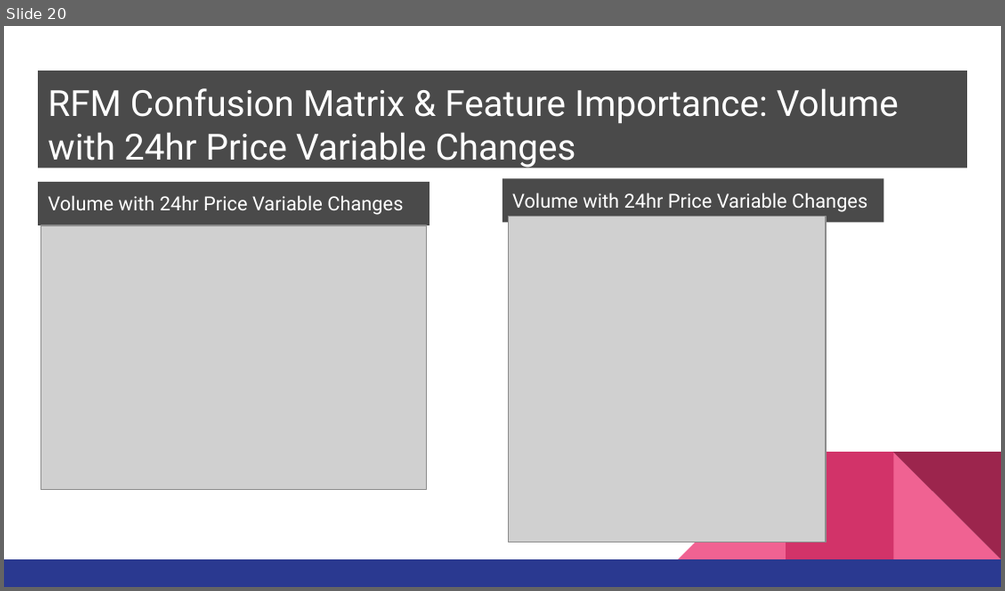
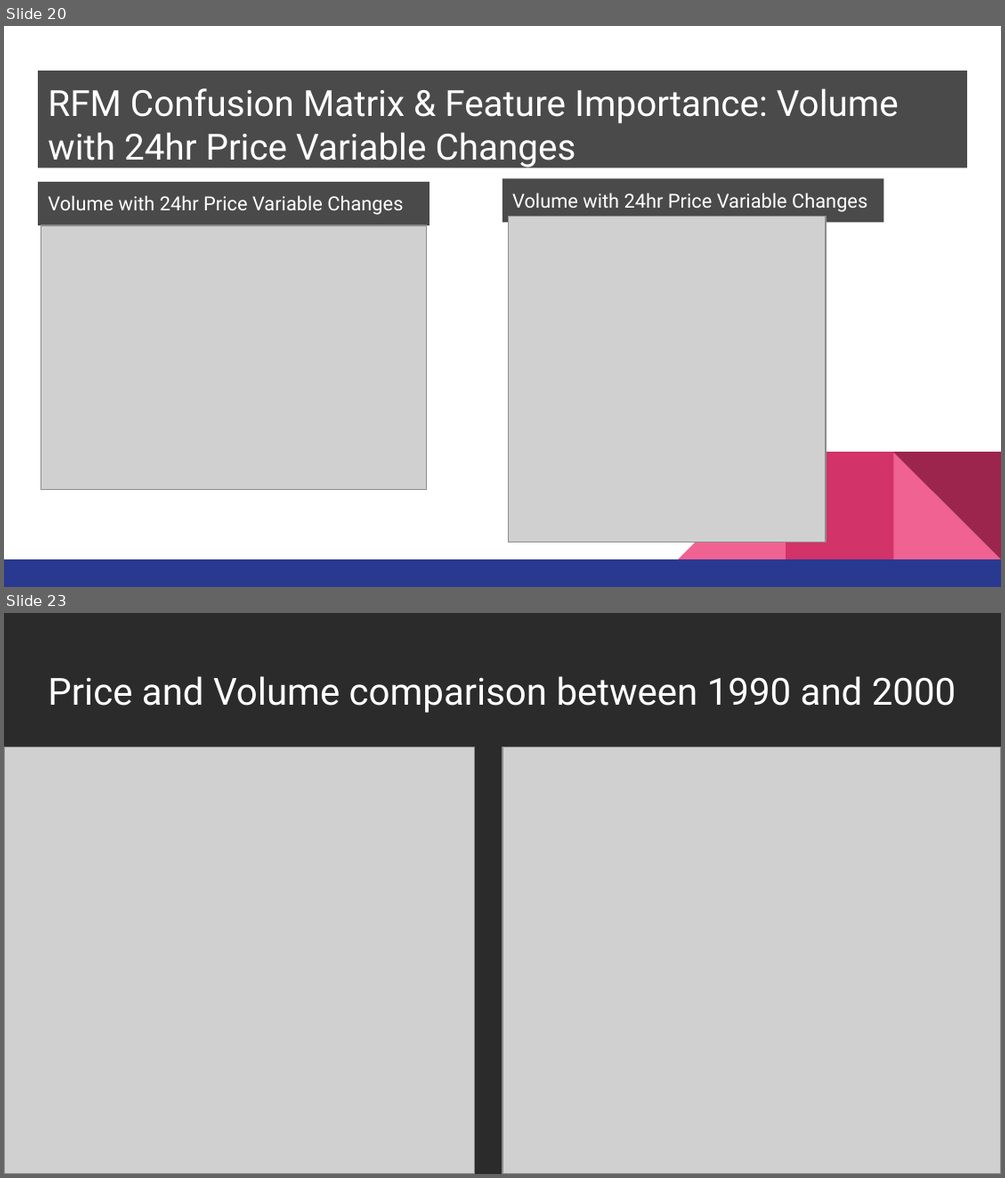
Before and after one commit to opeoje91/Final_Project_10_UTA, a slide deck: SEGMENT 2/Group 10 PowerPoint_Segment_2.pptx. Shown one above the other, each under a label of ours: slide 20 before the commit, slides 20 and 23 after it; the slides between them are not shown. The pictures are 1005x591 and 1005x1178 pixels, drawn with LibreOffice and Linux fonts; fonts in the diff are those of the drawing; grey boxes stand for pictures; background and template pictures are left out; a plain dark background stands for a picture behind light text. Boxes give left, top, right and bottom in pixels: in the first picture for what was removed or moved away, otherwise in the second. Text is boxed around its words. In the diff, an @@ line names an element or a change of style, - is before the commit and + after.

```diff
--- a/SEGMENT 2/Group 10 PowerPoint_Segment_2.pptx
+++ b/SEGMENT 2/Group 10 PowerPoint_Segment_2.pptx
@@ slide 23 added at box(4, 613, 1001, 1174), background picture (left out) @@
@@ title added at box(48, 676, 955, 713), 27 pt, text #FFFFFF @@
+Price and Volume comparison between 1990 and 2000
@@ picture added at box(4, 747, 475, 1174) @@
@@ picture added at box(502, 747, 1001, 1174) @@
```
Also in this commit, not shown: 1 slide changed, 2 other slides added, 6 other files.
